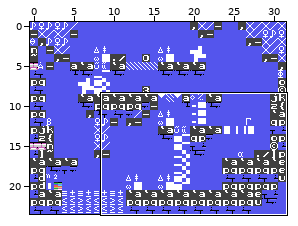
An edit to a level. Tiled map, games/stevedore/maps/stage_14.tmx. Above, an overview of the earlier version with the close-up marked.
Close-up. Old version:
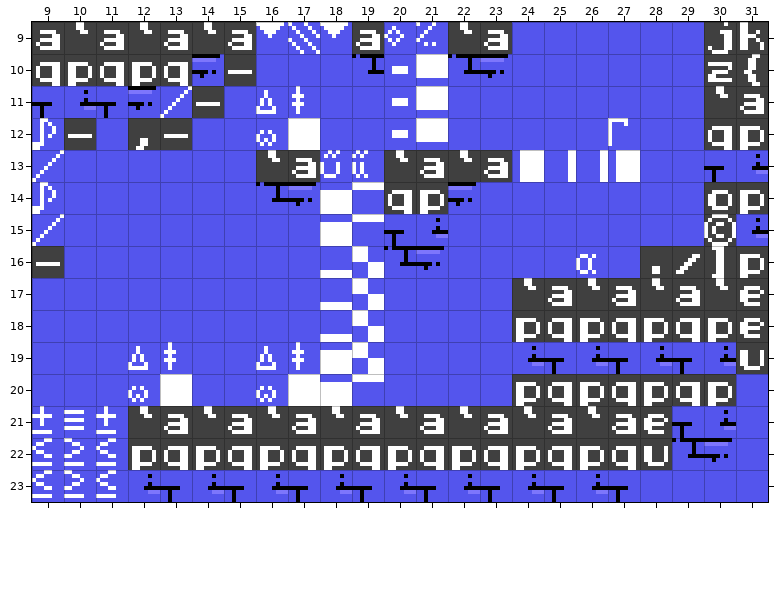
Cells are 8x8 px. Shown: x 9..31, y 9..23.
The result:
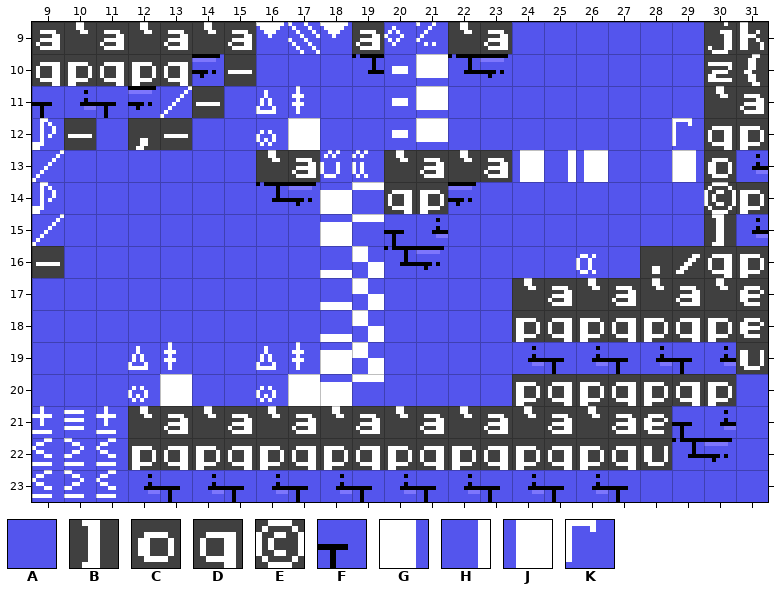
Key: from "charset": A 0, B 93, C 111, D 113, E 127, F 129, G 200, H 201, J 202, K 226.
_ is an empty cell.
Changes in this commit:
Layer "Capa de Patrones 1":
Tile A replaces tile J in row 13 at x 27.
Tile A replaces tile K in row 12 at x 27.
Tile B replaces tile E in row 15 at x 30.
Tile C replaces tile F in row 13 at x 30.
Tile D replaces tile B in row 16 at x 30.
Tile E replaces tile C in row 14 at x 30.
Tile G replaces tile A in row 13 at x 29.
Tile J replaces tile H in row 13 at x 26.
Tile K replaces tile A in row 12 at x 29.
Boxes around the changes in both close-ups, in picture pixels (x1, y1, x2, y2):
changed: (584, 118, 640, 182)
changed: (672, 118, 736, 278)
